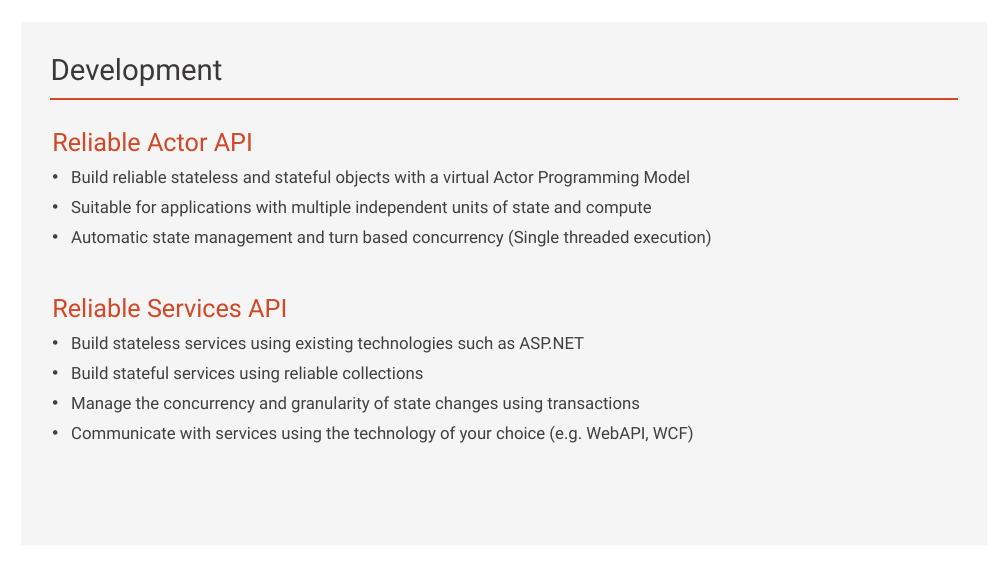
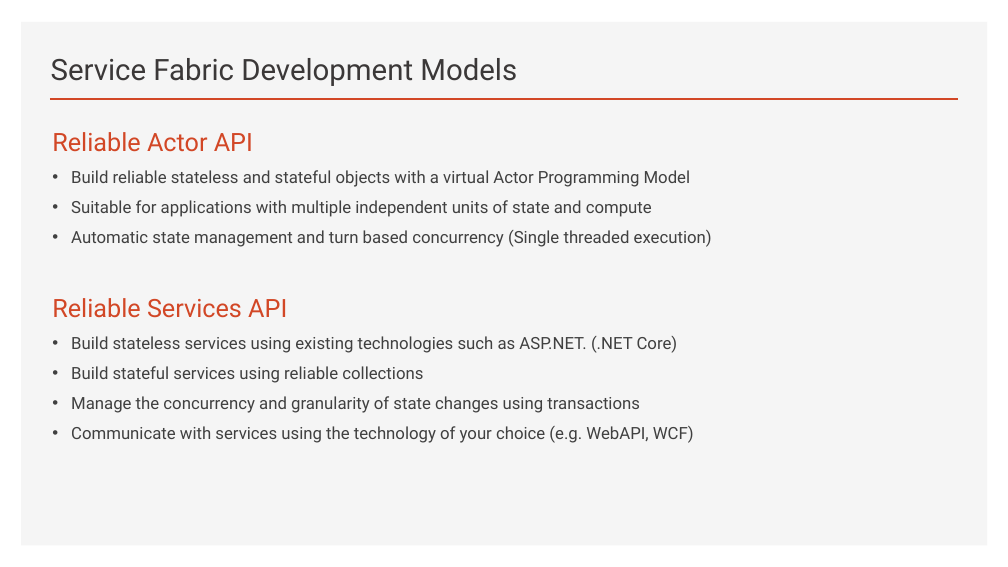
Before and after one commit to brianperera/EasyMaintain, a slide deck: slide 22 of Documents/MicroServices.pptx (slide 20 before the commit). Drawn at 1008x567 pixels with LibreOffice and Linux fonts; fonts in the diff are those of the drawing. Boxes give left, top, right and bottom in pixels: in the first picture for what was removed or moved away, otherwise in the second. Text is boxed around its words. In the diff, an @@ line names an element or a change of style, - is before the commit and + after.

```diff
--- a/Documents/MicroServices.pptx
+++ b/Documents/MicroServices.pptx
@@ title at (51, 58, 517, 86): text changed @@
-Development
+Service Fabric Development Models
@@ text at (71, 336, 678, 353): text changed @@
-• Build stateless services using existing technologies such as ASP.NET
+• Build stateless services using existing technologies such as ASP.NET. (.NET Core)
```
Also in this commit, not shown: 7 other slides changed, 2 slides added.
